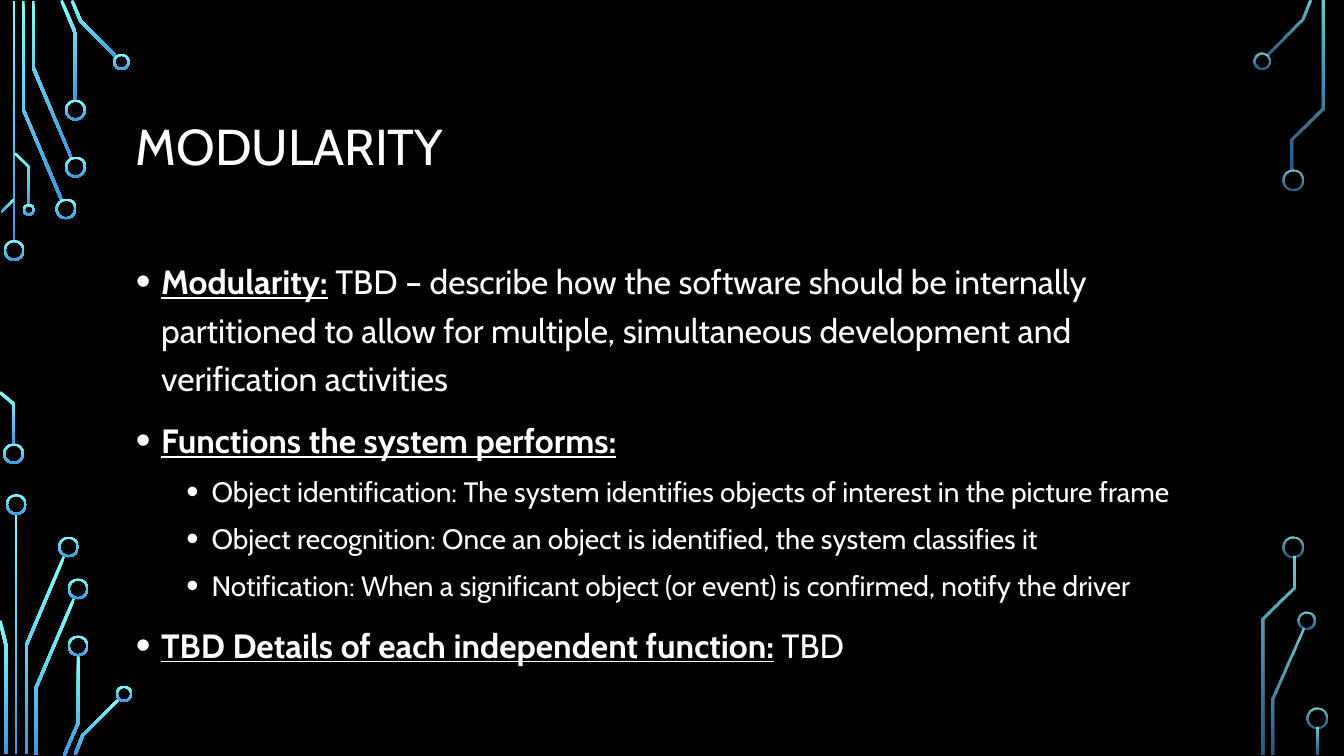
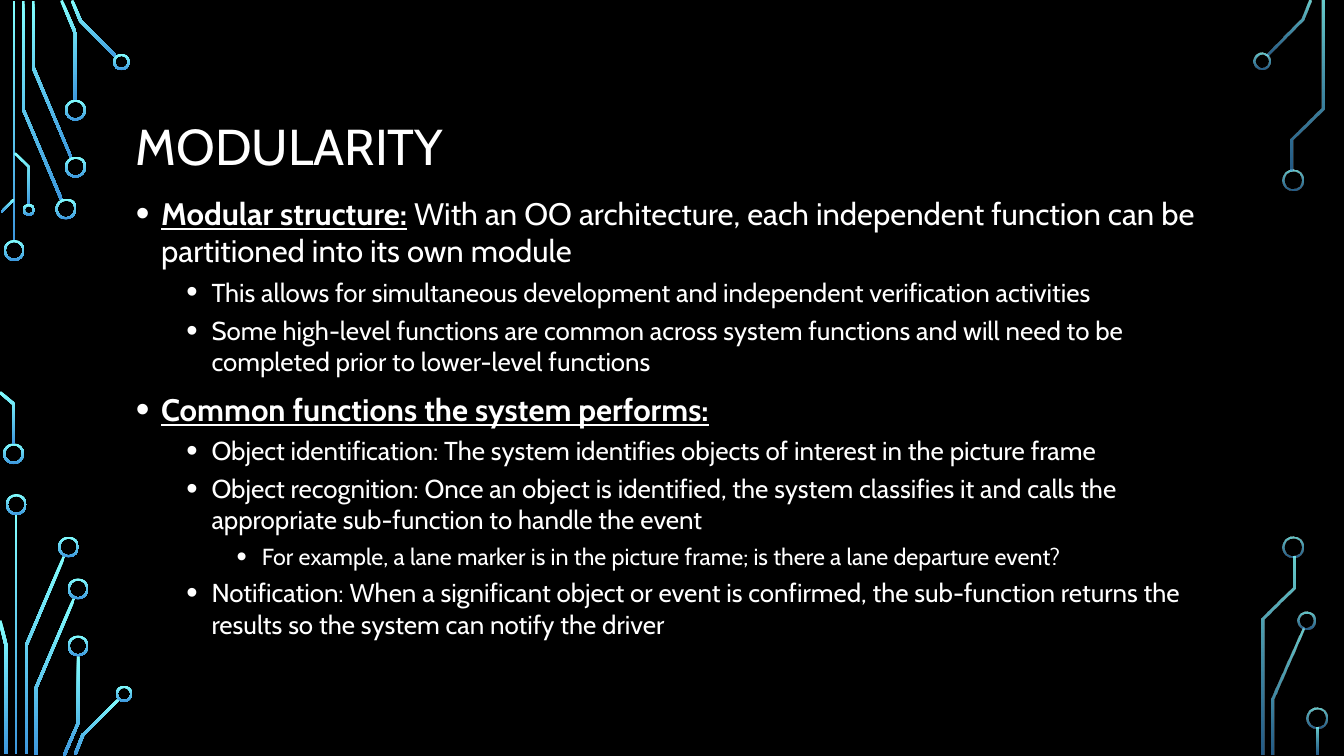
Before and after one commit to Scarabyte/SSW690-Project, a slide deck: slide 6 of docs/Presentations/Computer Vision Driving Aids Project Overview.pptx. Drawn at 1344x756 pixels with LibreOffice and Linux fonts; fonts in the diff are those of the drawing; background and template pictures are left out. Boxes give left, top, right and bottom in pixels: in the first picture for what was removed or moved away, otherwise in the second. Text is boxed around its words. In the diff, an @@ line names an element or a change of style, - is before the commit and + after.

Commit message:
Improve Modularity slide
This addresses Issue #4

```diff
--- a/docs/Presentations/Computer Vision Driving Aids Project Overview.pptx
+++ b/docs/Presentations/Computer Vision Driving Aids Project Overview.pptx
@@ text "Modular structure: With an OO ..." moved from (x1=161, y1=268, x2=1169, y2=666) to (x1=161, y1=201, x2=1194, y2=639) @@
@@ text at (x1=161, y1=201, x2=1194, y2=429): text changed; size 24 to 18.5 pt @@
-• Modularity: TBD – describe how the software should be internally partitioned to allow for multiple, simultaneous development and verification activities
-• Functions the system performs:
+• Modular structure: With an OO architecture, each independent function can be partitioned into its own module
+  • This allows for simultaneous development and independent verification activities
+  • Some high-level functions are common across system functions and will need to be completed prior to lower-level functions
+• Common functions the system performs:
@@ text at (x1=212, y1=440, x2=1096, y2=466): size 20 to 18.5 pt in "Object identification: The system identifies objects of ..."; line spacing 1.2 to 1 @@
@@ text at (x1=212, y1=478, x2=1180, y2=639): text changed; size 20 to 18.5 pt @@
-  • Object recognition: Once an object is identified, the system classifies it
-  • Notification: When a significant object (or event) is confirmed, notify the driver
-• TBD Details of each independent function: TBD
+  • Object recognition: Once an object is identified, the system classifies it and calls the appropriate sub-function to handle the event
+    • For example, a lane marker is in the picture frame; is there a lane departure event?
+  • Notification: When a significant object or event is confirmed, the sub-function returns the results so the system can notify the driver
```
